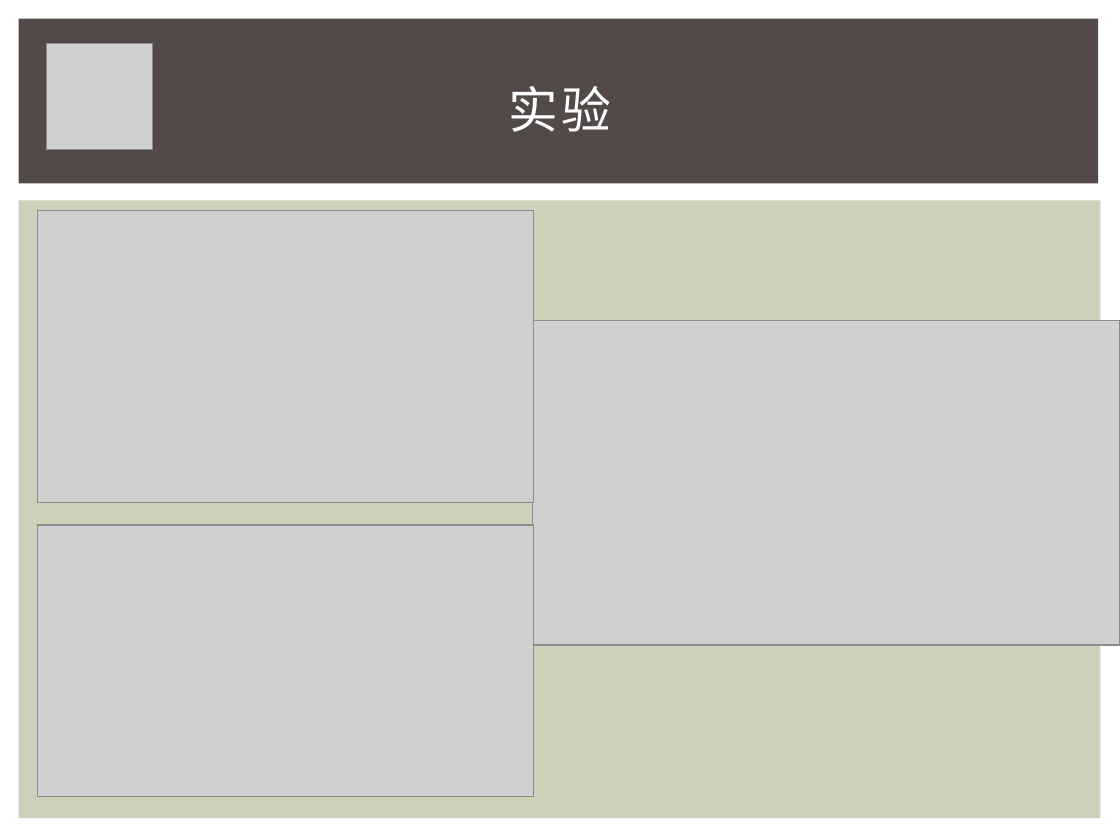
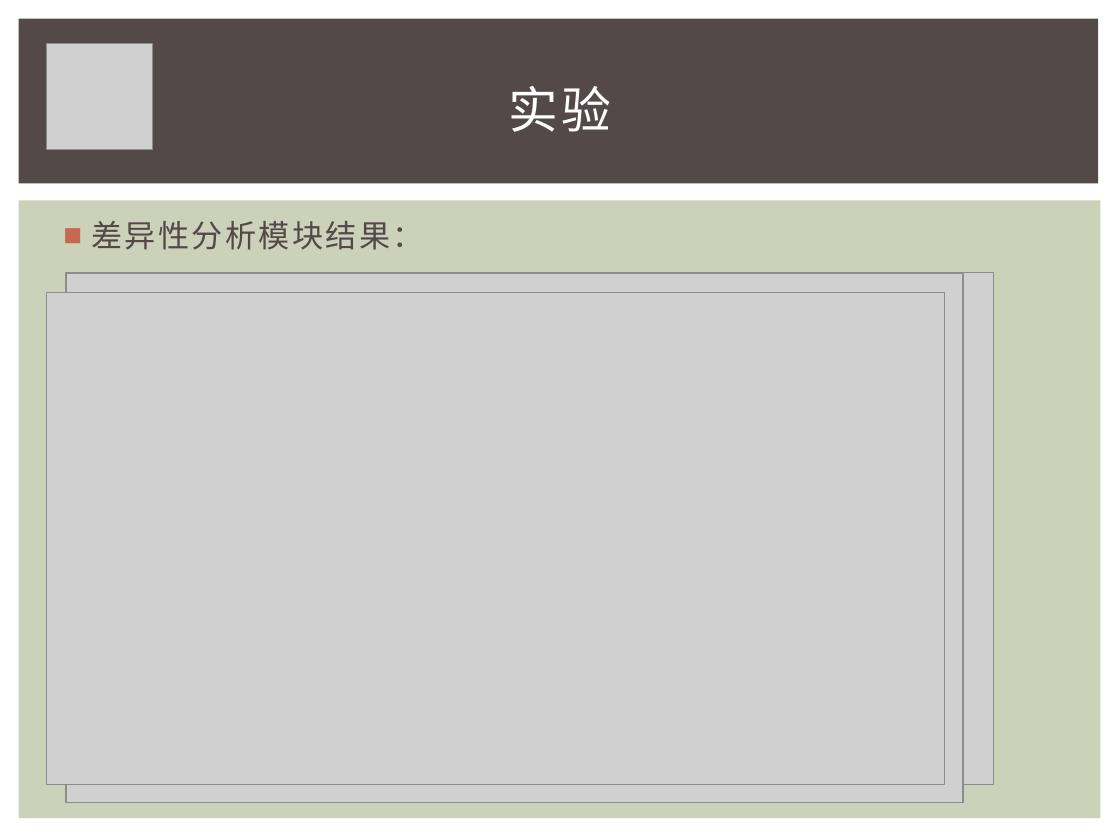
Before and after one commit to iewrer/mythesis, a slide deck: slide 29 of 答辩PPT.pptx. Drawn at 1120x840 pixels with LibreOffice and Linux fonts; fonts in the diff are those of the drawing; grey boxes stand for pictures. Boxes give left, top, right and bottom in pixels: in the first picture for what was removed or moved away, otherwise in the second. Text is boxed around its words. In the diff, an @@ line names an element or a change of style, - is before the commit and + after.

```diff
--- a/答辩PPT.pptx
+++ b/答辩PPT.pptx
@@ text added at (91, 221, 424, 250), 20 pt, text #534949 @@
+■ 差异性分析模块结果：
@@ picture: place and size @@
-picture at (37, 525, 533, 797)
+picture at (47, 292, 945, 784)
@@ picture: place and size @@
-picture at (533, 321, 1120, 645)
+picture at (66, 273, 993, 785)
@@ picture: place and size @@
-picture at (37, 211, 533, 503)
+picture at (66, 273, 963, 802)
```
Also in this commit, not shown: 12 other slides changed, 2 slides added, 2 slides removed.
